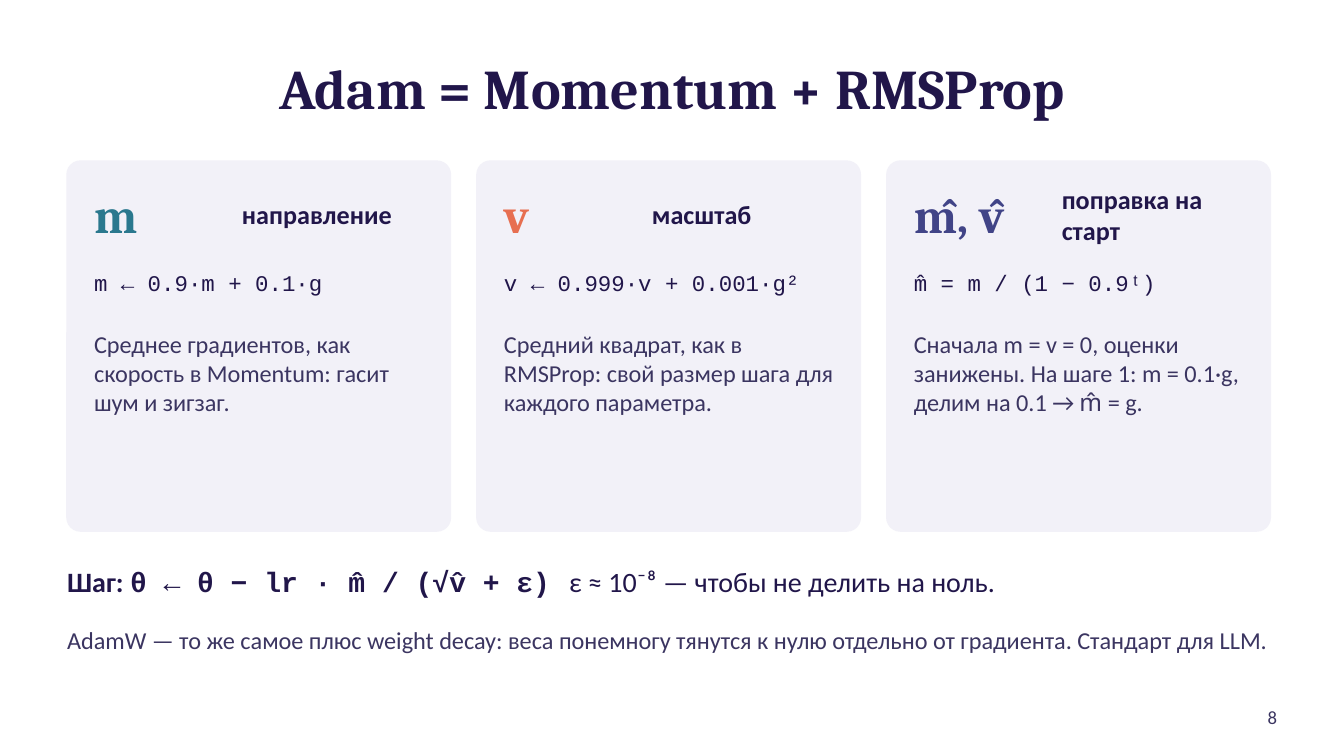
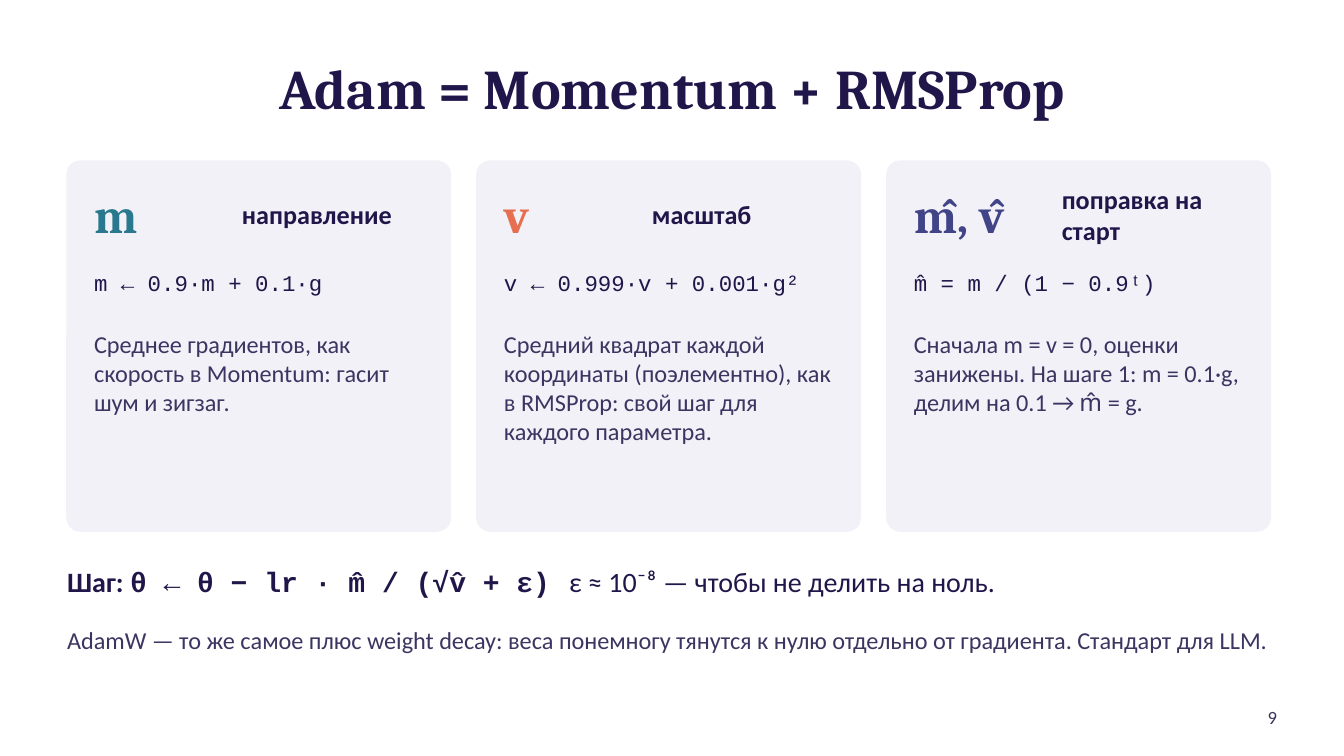
Before and after one commit to Fil-maker/Java_algorithms, a slide deck: slide 9 of src/lesson5/gradient_practice.pptx (slide 8 before the commit). Drawn at 1344x756 pixels with LibreOffice and Linux fonts; fonts in the diff are those of the drawing. Boxes give left, top, right and bottom in pixels: in the first picture for what was removed or moved away, otherwise in the second. Text is boxed around its words. In the diff, an @@ line names an element or a change of style, - is before the commit and + after.

```diff
--- a/src/lesson5/gradient_practice.pptx
+++ b/src/lesson5/gradient_practice.pptx
@@ text at bbox=[504, 336, 831, 444]: text changed @@
-Средний квадрат, как в RMSProp: свой размер шага для каждого параметра.
+Средний квадрат каждой координаты (поэлементно), как в RMSProp: свой шаг для каждого параметра.
@@ page number at bbox=[1268, 712, 1277, 724]: text changed @@
-8
+9
```
Also in this commit, not shown: 4 other slides changed, 1 slide added, 1 other file.
